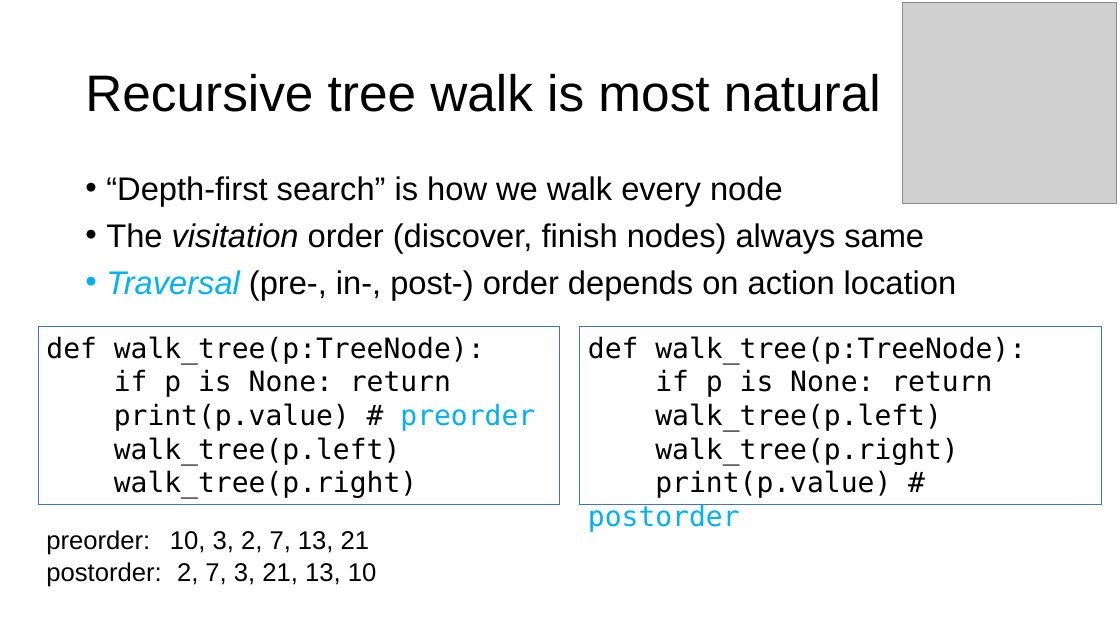
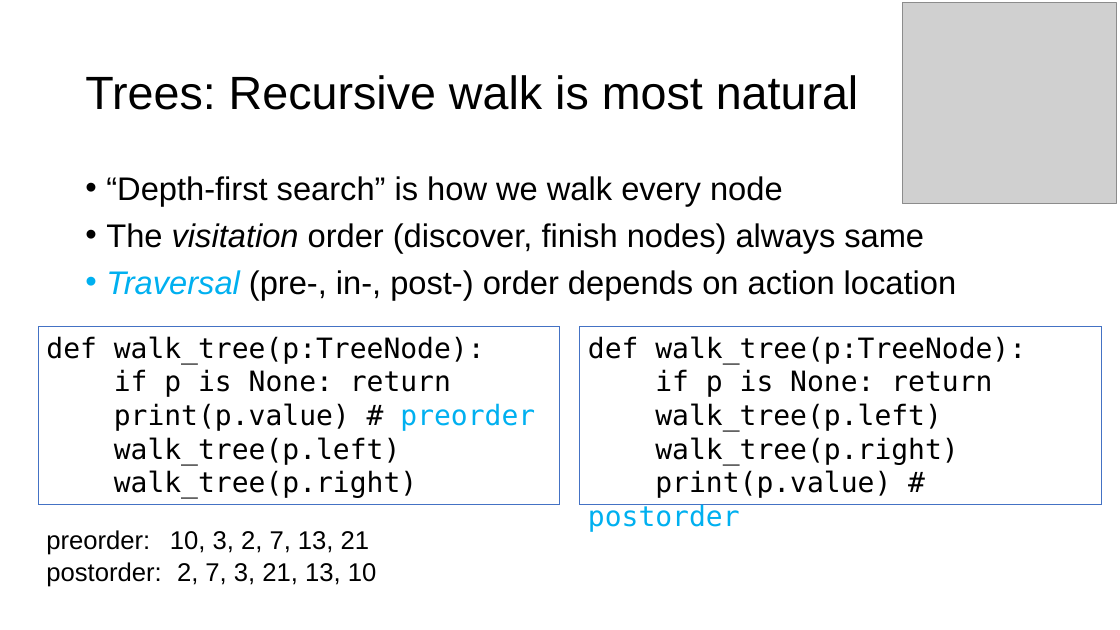
Before and after one commit to parrt/msds689, a slide deck: slide 6 of notes/walking-structures.pptx. Drawn at 1120x630 pixels with LibreOffice and Linux fonts; fonts in the diff are those of the drawing; grey boxes stand for pictures; background and template pictures are left out. Boxes give left, top, right and bottom in pixels: in the first picture for what was removed or moved away, otherwise in the second. Text is boxed around its words. In the diff, an @@ line names an element or a change of style, - is before the commit and + after.

```diff
--- a/notes/walking-structures.pptx
+++ b/notes/walking-structures.pptx
@@ title at [85, 75, 859, 110]: text changed; size 44 to 40 pt @@
-Recursive tree walk is most natural
+Trees: Recursive walk is most natural
```
Also in this commit, not shown: 4 other slides changed, 4 other files.
